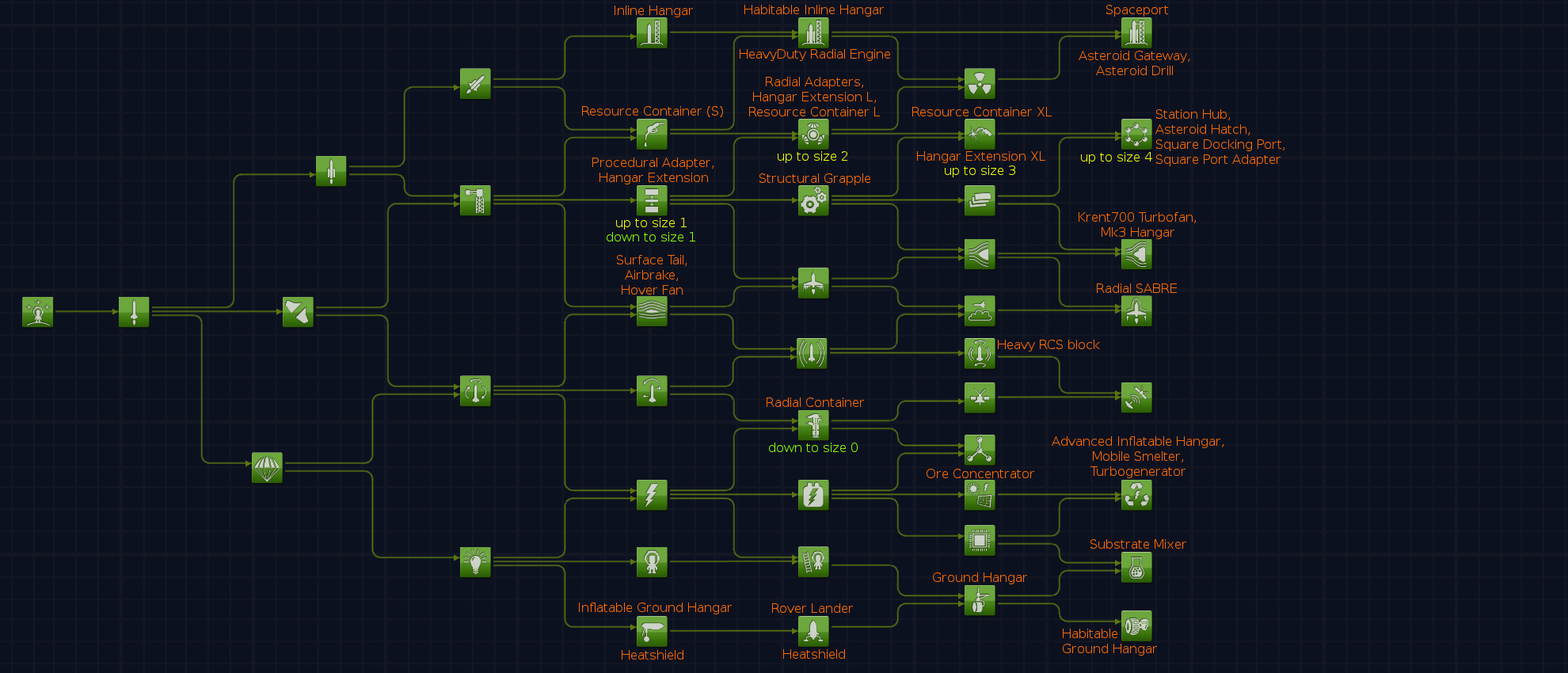
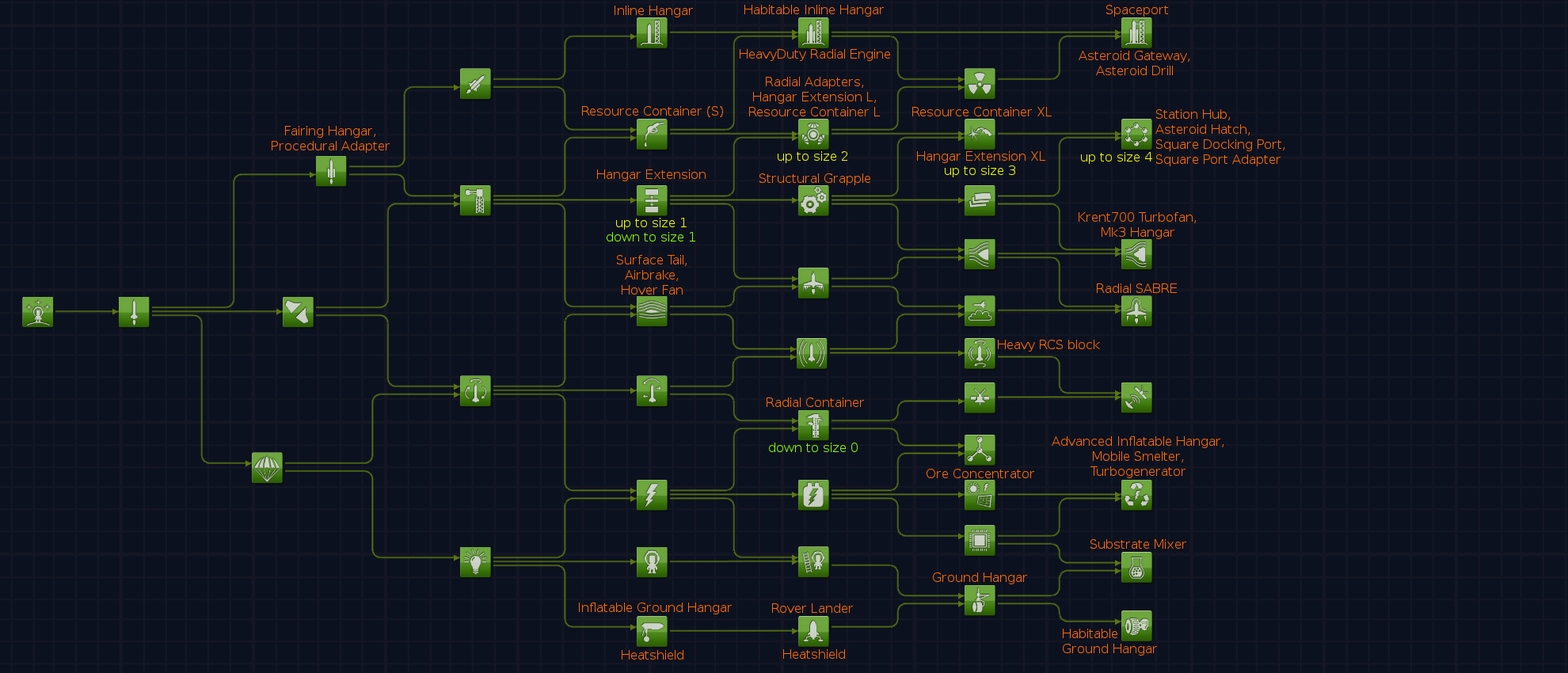
The second 1568 × 673 image is a revision of the first. Changes to its layers:
added layer "Fairing Hangar, ..." above "Hangar Extension" over (271, 125, 390, 153)
renamed "Procedural Adapter, ..." to "Hangar Extension", painted on it over (592, 157, 714, 185)
